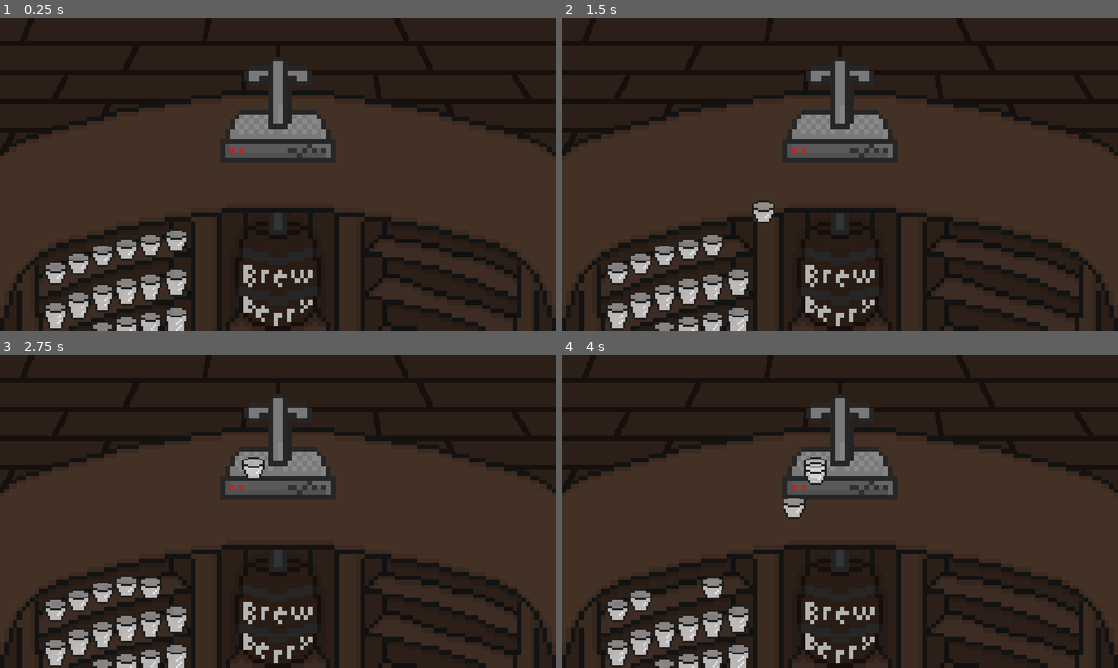
Above: before the commit, frames 1-4 (two rows, left to right).
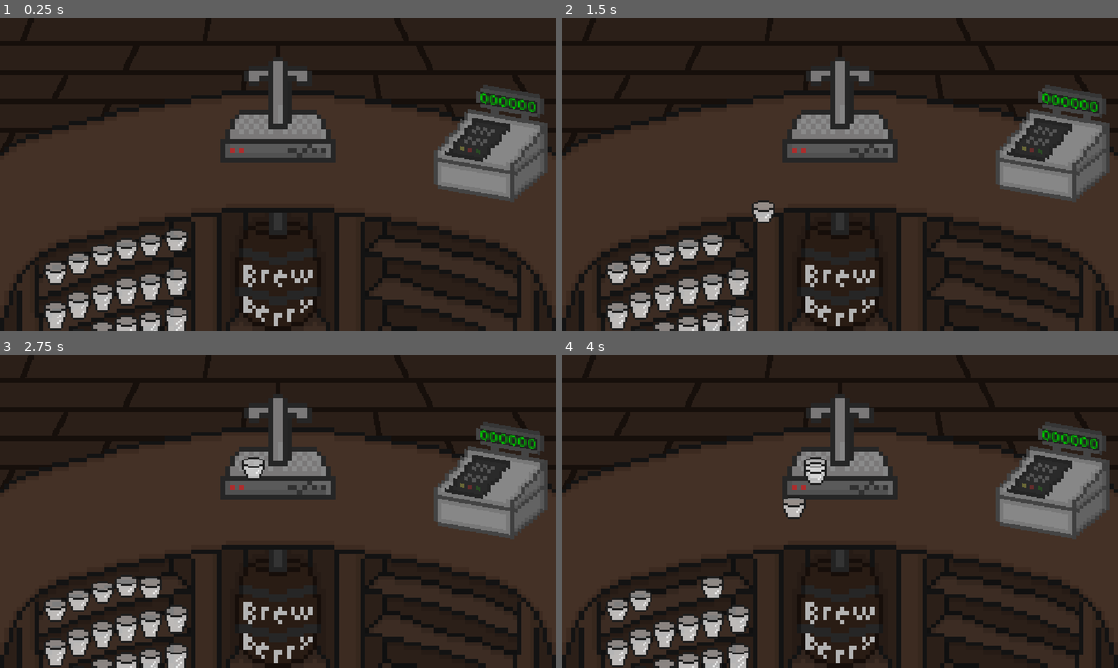
Above: after the commit, the same moments.

Repository: RafaeloxMC/brewberry
Game: Godot game, scene res://scenes/game.tscn
Same seed, same stepped clock (60 frames per second), same inputs: the game is played once before the commit and once after it. The project has no main scene, so this scene is started directly.
Inputs (mouse positions are in pixels of both pictures, inside the frame that each line leads up to):
- Up to frame 1 (0.25 s): no input
- Up to frame 2 (1.5 s): tap Enter at 0.5 s; drag from (795, 149) to (739, 227) at 0.52 s; tap Space at 1.25 s; drag from (739, 233) to (817, 111) at 1.27 s
- Up to frame 3 (2.75 s): tap Enter at 2 s; move the mouse to (150, 567) at 2.02 s; hold Right from 2.03 s (still down); tap Shift at 2.1 s; click (150, 567) at 2.17 s
- Up to frame 4 (4 s): release Right at 2.75 s; tap Space at 2.75 s; drag from (689, 574) to (795, 486) at 2.77 s; tap Enter at 3.5 s; drag from (662, 577) to (817, 455) at 3.52 s

The runs differ from the first frame. In frame 1, 5.2% of the frame differs, in the area x 78-99%, y 21-59%; in frame 2, 5.2%; in frame 3, 5.2%; in frame 4, 5.2%.

Commit message:
Add cash register

Diff:
--- /dev/null
+++ b/scenes/cash_register.tscn
@@ -0,0 +1,30 @@
+[gd_scene format=3 uid="uid://b15eqk2cxq0gu"]
+
+[ext_resource type="Texture2D" uid="uid://xfwcp3ifrkrc" path="res://assets/cash_register.png" id="1_md85c"]
+[ext_resource type="FontFile" uid="uid://digm3x8bedixb" path="res://assets/fonts/pixelsix00.ttf" id="2_qyy31"]
+
+[sub_resource type="LabelSettings" id="LabelSettings_a751v"]
+font = ExtResource("2_qyy31")
+font_color = Color(0, 0.7411765, 0, 1)
+
+[sub_resource type="RectangleShape2D" id="RectangleShape2D_a751v"]
+size = Vector2(30, 29)
+
+[node name="CashRegister" type="StaticBody2D" unique_id=1554111202]
+
+[node name="Sprite2D" type="Sprite2D" parent="." unique_id=577701178]
+position = Vector2(-0.25, -0.3)
+texture = ExtResource("1_md85c")
+
+[node name="Label" type="Label" parent="." unique_id=963604722]
+offset_left = -4.0
+offset_top = -12.0
+offset_right = 56.0
+offset_bottom = 6.0
+scale = Vector2(0.25, 0.25)
+text = "000000"
+label_settings = SubResource("LabelSettings_a751v")
+
+[node name="CollisionShape2D" type="CollisionShape2D" parent="." unique_id=1909774400]
+position = Vector2(-1, 0.5)
+shape = SubResource("RectangleShape2D_a751v")
--- a/scenes/game.tscn
+++ b/scenes/game.tscn
@@ -4,6 +4,7 @@
 [ext_resource type="Texture2D" uid="uid://0imy34dafskp" path="res://assets/floor.png" id="1_yqjtg"]
 [ext_resource type="PackedScene" uid="uid://cs8v2ww33xtad" path="res://scenes/fountain.tscn" id="3_lnu2h"]
 [ext_resource type="PackedScene" uid="uid://d0e7jpk72s2h5" path="res://scenes/cup.tscn" id="4_lbhrr"]
+[ext_resource type="PackedScene" uid="uid://b15eqk2cxq0gu" path="res://scenes/cash_register.tscn" id="5_iywne"]
 
 [node name="Game" type="Control" unique_id=1593082054]
 layout_mode = 3
@@ -135,3 +136,9 @@
 position = Vector2(115, 676)
 scale = Vector2(4, 4)
 size = "lg"
+
+[node name="CashRegister" parent="." unique_id=1554111202 instance=ExtResource("5_iywne")]
+position = Vector2(1027, 249)
+rotation = 0.17453292
+scale = Vector2(8, 8)
+skew = -0.17453292
Binary file added: assets/aseprite/cash_register.aseprite
Binary file added: assets/cash_register.png
Not shown, added: assets/cash_register.png.import
Binary file added: assets/fonts/pixelsix00.ttf
Not shown, added: assets/fonts/pixelsix00.ttf.import
